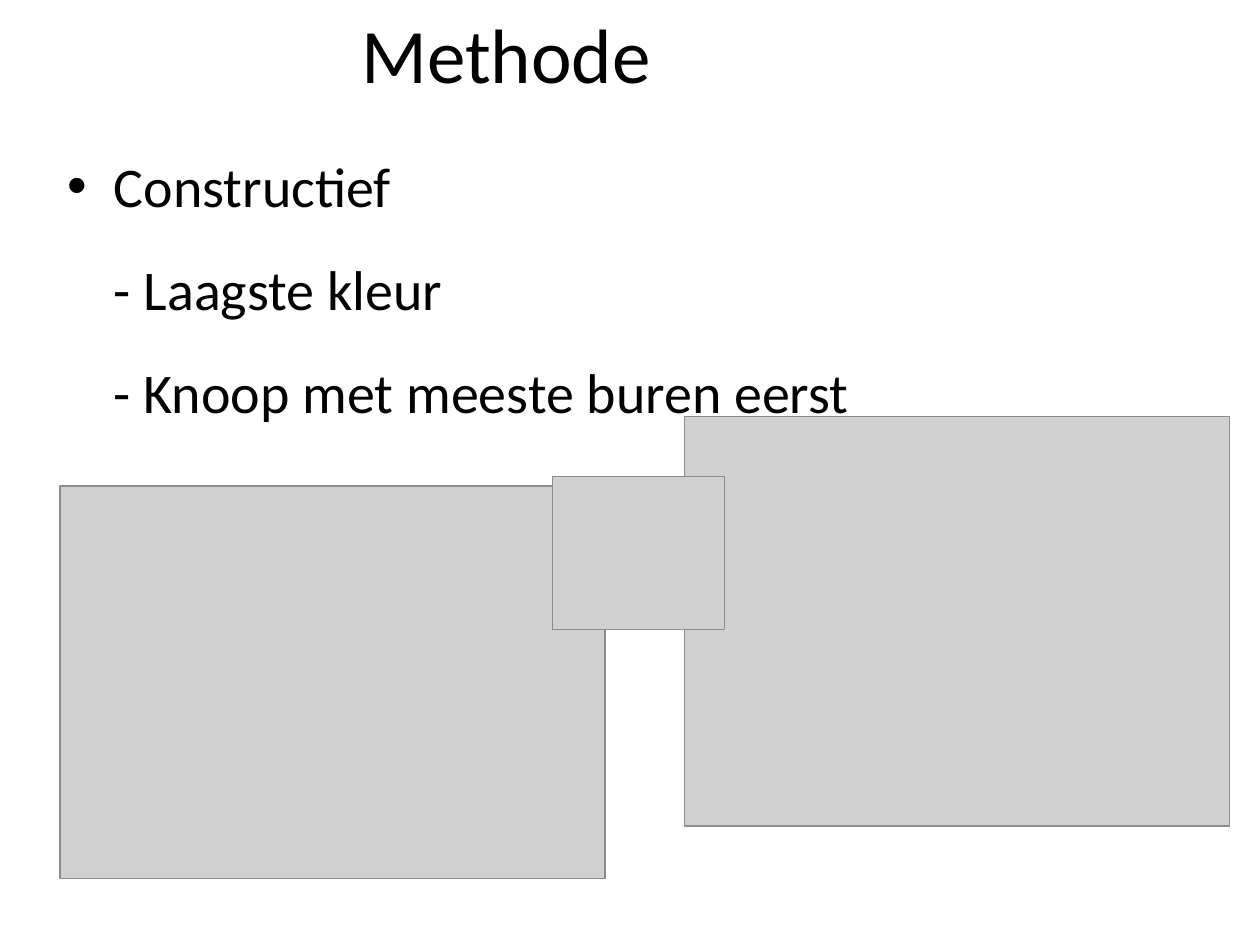
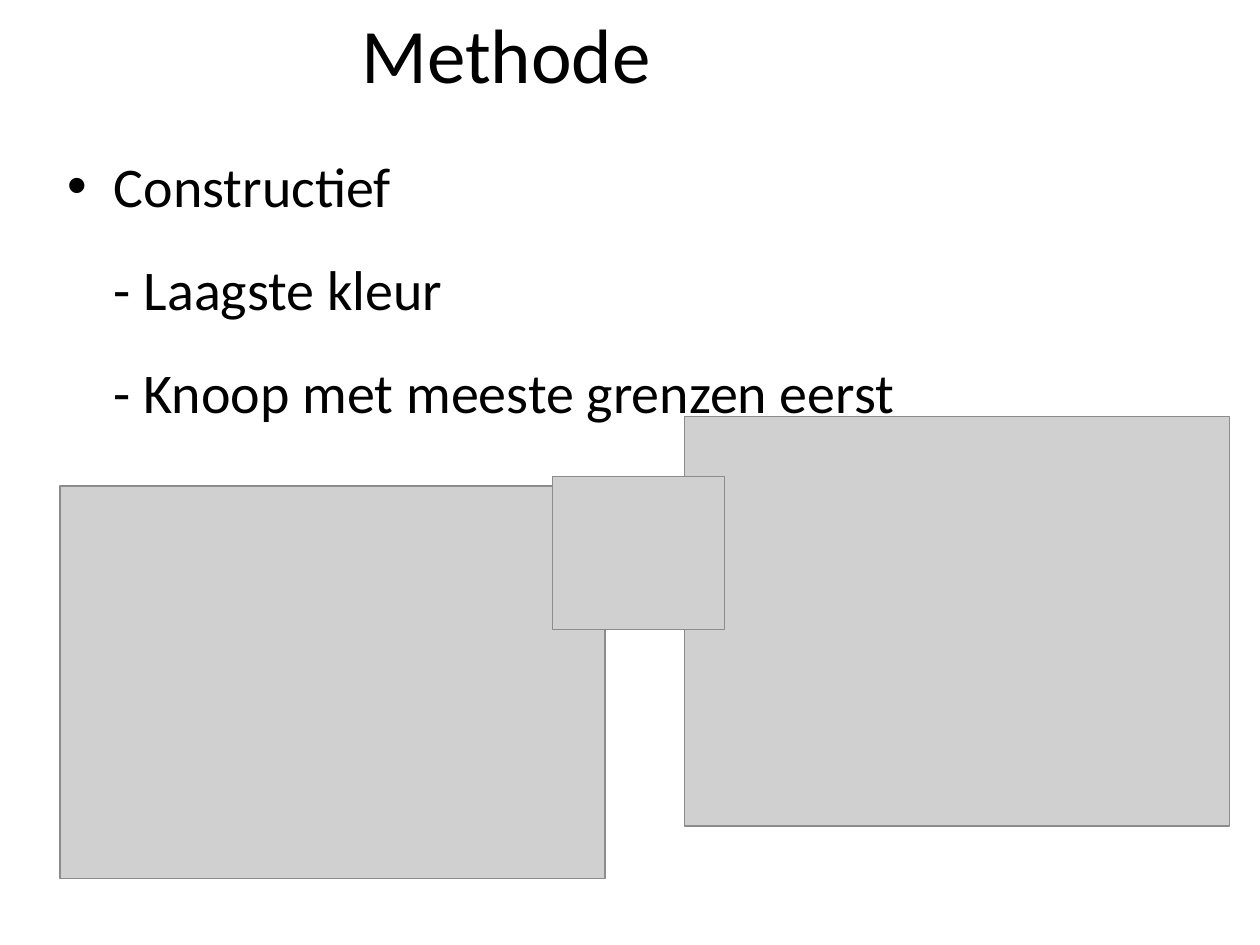
Before and after one commit to marten2/Heuristieken, a slide deck: slide 5 of niks.ppt. Drawn at 1260x945 pixels with LibreOffice and Linux fonts; fonts in the diff are those of the drawing; grey boxes stand for pictures; background and template pictures are left out. Boxes give left, top, right and bottom in pixels: in the first picture for what was removed or moved away, otherwise in the second. Text is boxed around its words. In the diff, an @@ line names an element or a change of style, - is before the commit and + after.

```diff
--- a/niks.ppt
+++ b/niks.ppt
@@ text at [144, 377, 894, 427]: text changed @@
-- Knoop met meeste buren eerst
+- Knoop met meeste grenzen eerst
```
Also in this commit, not shown: 8 other slides changed, 1 slide added.
